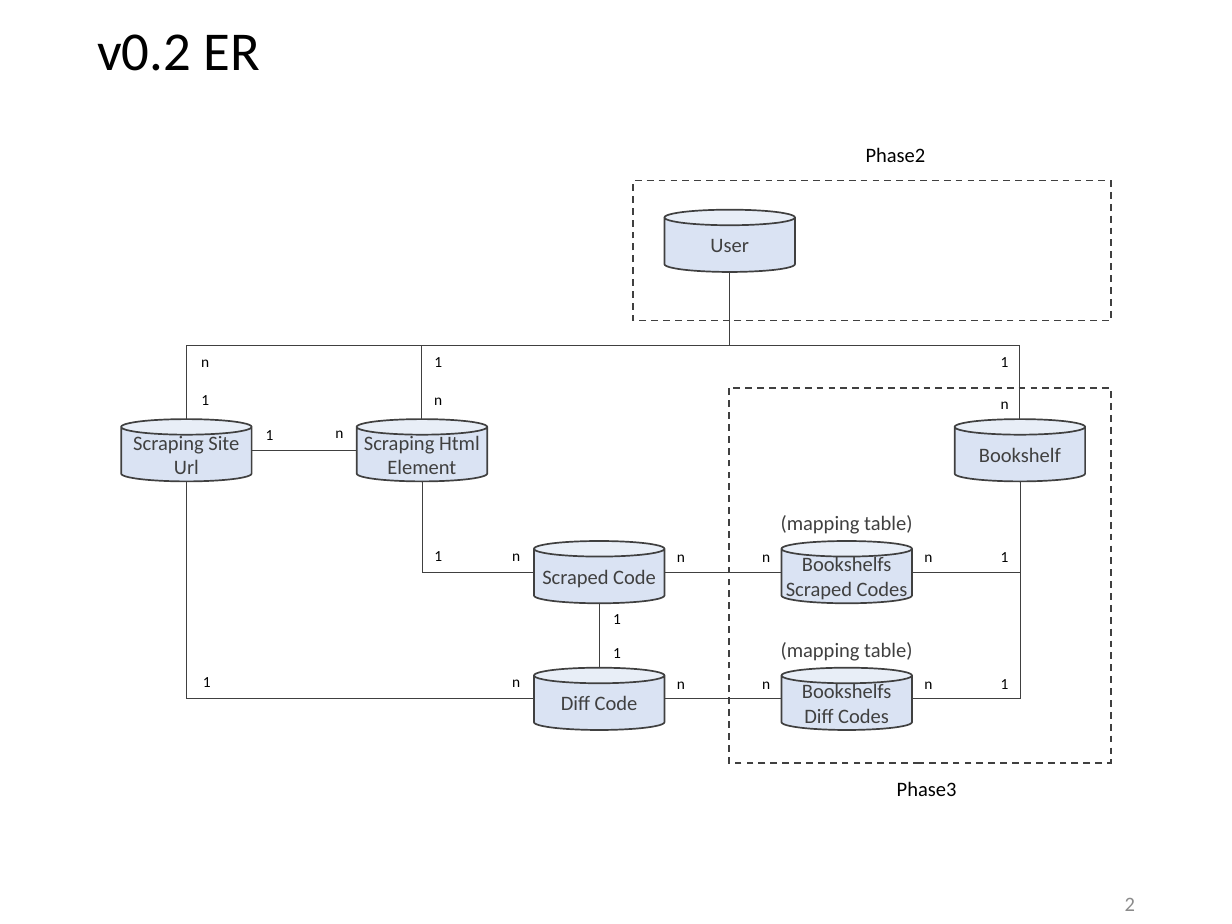
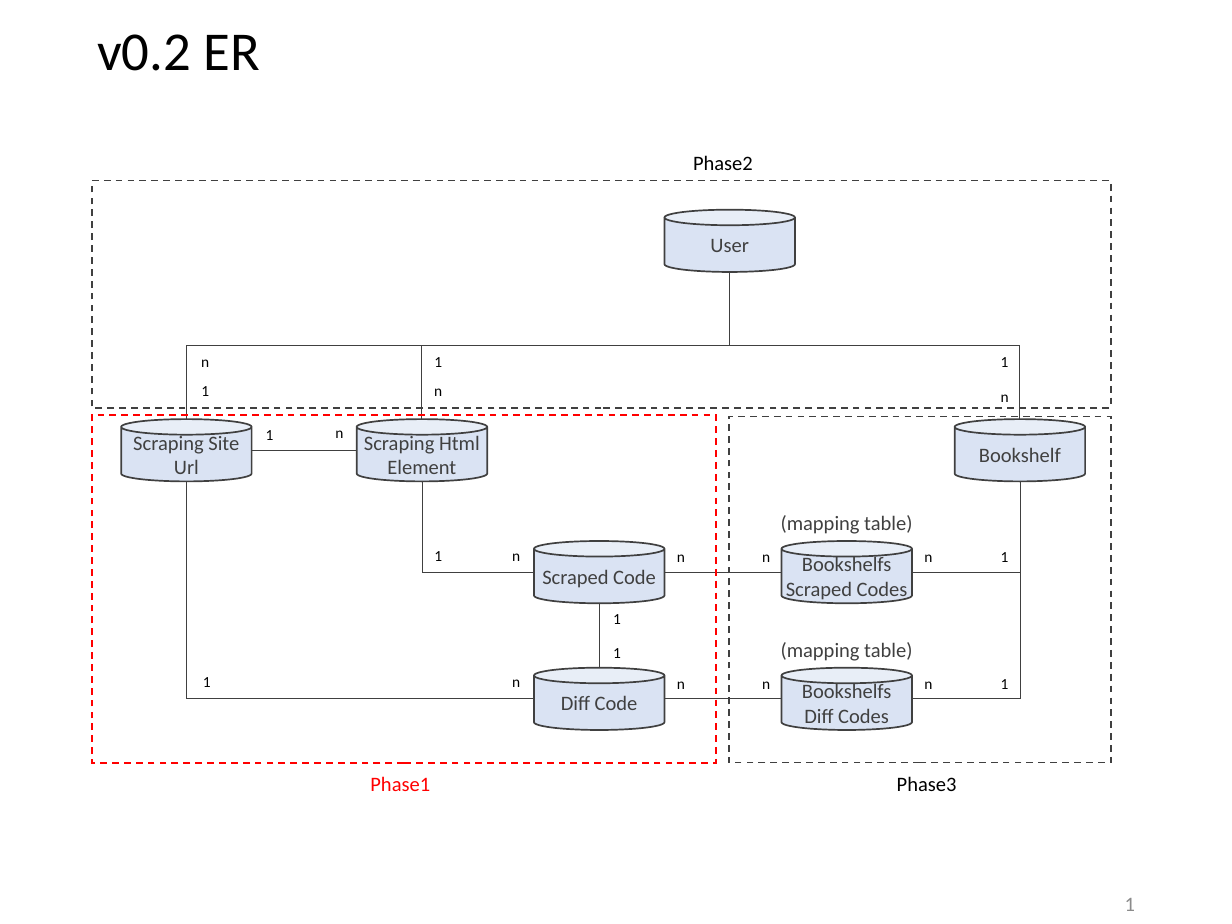
Before and after one commit to 256hax/ujull, a slide deck: slide 1 of line-markers/docs/requirements_definition.pptx (slide 2 before the commit). Drawn at 1232x924 pixels with LibreOffice and Linux fonts; fonts in the diff are those of the drawing. Boxes give left, top, right and bottom in pixels: in the first picture for what was removed or moved away, otherwise in the second. Text is boxed around its words. In the diff, an @@ line names an element or a change of style, - is before the commit and + after.

```diff
--- a/line-markers/docs/requirements_definition.pptx
+++ b/line-markers/docs/requirements_definition.pptx
@@ text "Phase2": place and size @@
-text "Phase2" at (866, 147, 926, 162)
+text "Phase2" at (693, 155, 753, 170)
@@ rectangle: place and size @@
-rectangle at (633, 181, 1111, 322)
+rectangle at (92, 181, 1111, 409)
@@ text "1": place and size @@
-text "1" at (201, 395, 209, 405)
+text "1" at (201, 386, 209, 396)
@@ text "n": place and size @@
-text "n" at (434, 397, 442, 405)
+text "n" at (434, 388, 442, 396)
@@ text "n": place and size @@
-text "n" at (1001, 401, 1009, 409)
+text "n" at (1001, 394, 1009, 402)
@@ rectangle added at (92, 415, 717, 763), outline #FF0000 1 pt dashed @@
@@ rectangle: place and size @@
-rectangle at (729, 388, 1111, 763)
+rectangle at (729, 416, 1111, 763)
@@ text added at (370, 776, 430, 791), 12 pt, text #FF0000 @@
+Phase1
@@ text "Phase3": place and size @@
-text "Phase3" at (897, 781, 957, 796)
+text "Phase3" at (897, 776, 957, 791)
@@ page number at (1125, 898, 1135, 911): text changed @@
-2
+1
```
Also in this commit, not shown: 1 other file.
